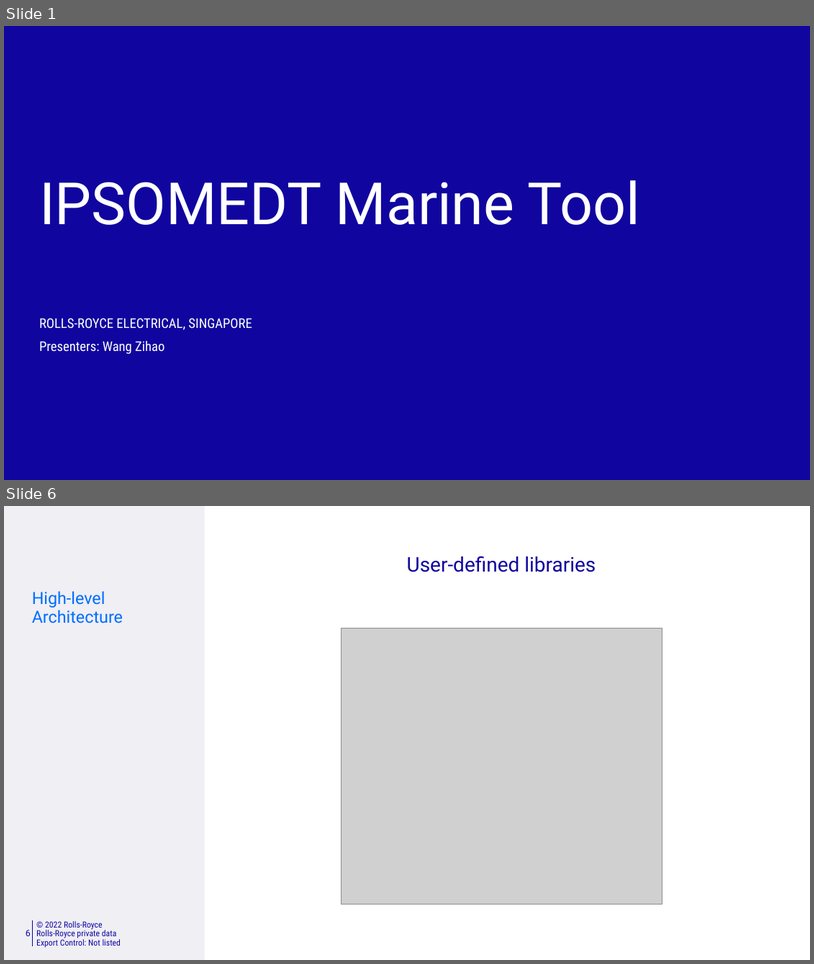
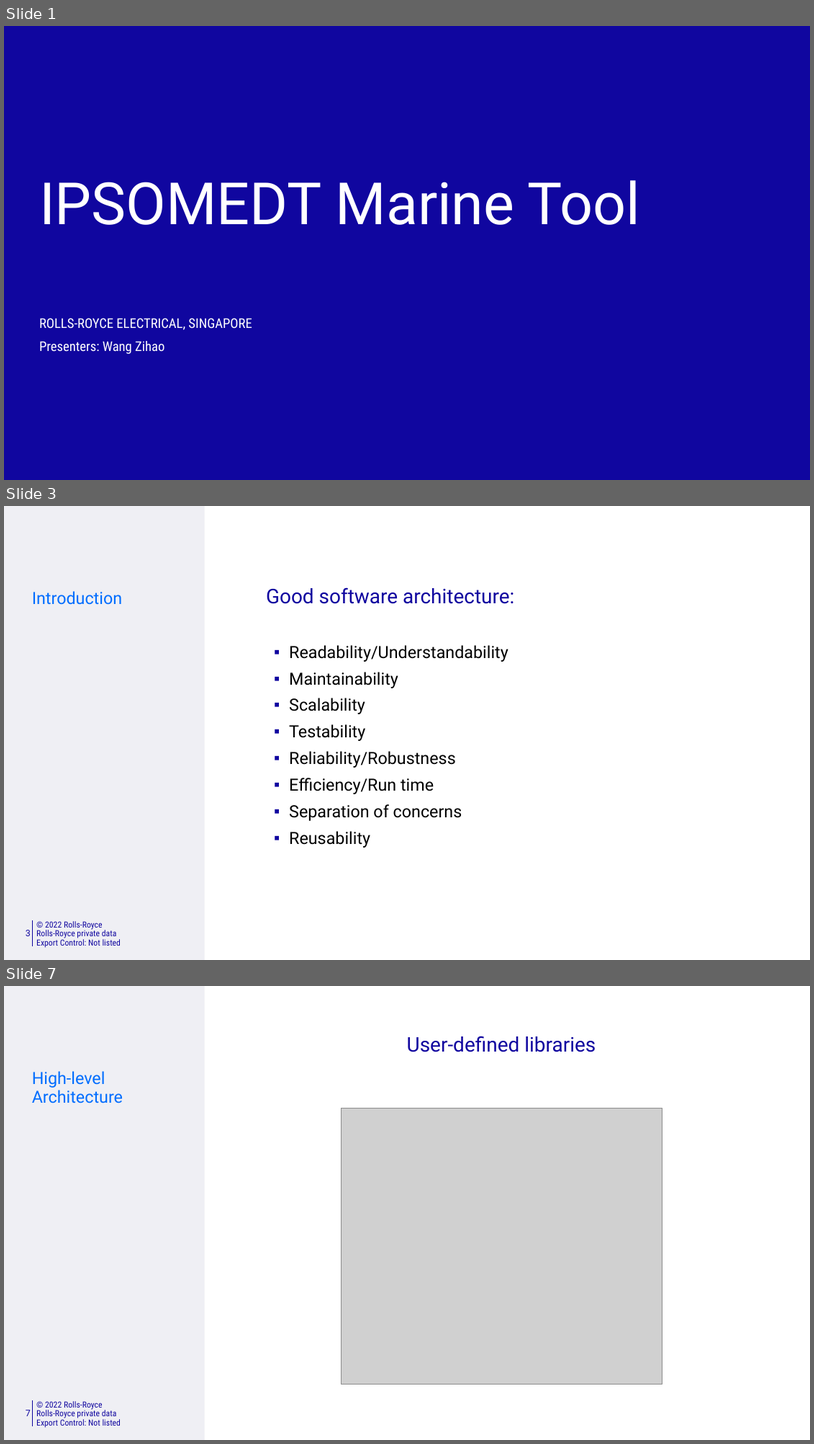
Before and after one commit to killingbear999/IPSOMEDT_Marine, a slide deck: notes/IPSOMEDT Marine_MATLAB discussion.pptx. Shown one above the other, each under a label of ours: slides 1 and 6 before the commit, slides 1, 3 and 7 after it; the slides between them are not shown. The pictures are 814x964 and 814x1444 pixels, drawn with LibreOffice and Linux fonts; fonts in the diff are those of the drawing; grey boxes stand for pictures; background and template pictures are left out. Boxes give left, top, right and bottom in pixels: in the first picture for what was removed or moved away, otherwise in the second. Text is boxed around its words. In the diff, an @@ line names an element or a change of style, - is before the commit and + after.

Commit message:
Update to powerpoint: - aero architecture discussion - marine architecture discussion

```diff
--- a/notes/IPSOMEDT Marine_MATLAB discussion.pptx
+++ b/notes/IPSOMEDT Marine_MATLAB discussion.pptx
@@ slide 3 added at bbox=[4, 506, 810, 960], background #EFEFF4; not listed: 4 template elements that a slide beside it also shows @@
@@ text added at bbox=[32, 591, 122, 605], 15 pt, text #006DFF @@
+Introduction
@@ title added at bbox=[266, 587, 514, 604], 18 pt, text #10069F @@
+Good software architecture:
@@ text added at bbox=[289, 645, 509, 847], 15 pt, text #000000 @@
+▪ Readability/Understandability
+▪ Maintainability
+▪ Scalability
+▪ Testability
+▪ Reliability/Robustness
+▪ Efficiency/Run time
+▪ Separation of concerns
+▪ Reusability
@@ what was slide 6 is now slide 7 @@
@@ page number at bbox=[26, 1409, 31, 1416]: text changed @@
-6
+7
```
Also in this commit, not shown: 9 slides changed, 1 other slide added, 1 other file.
